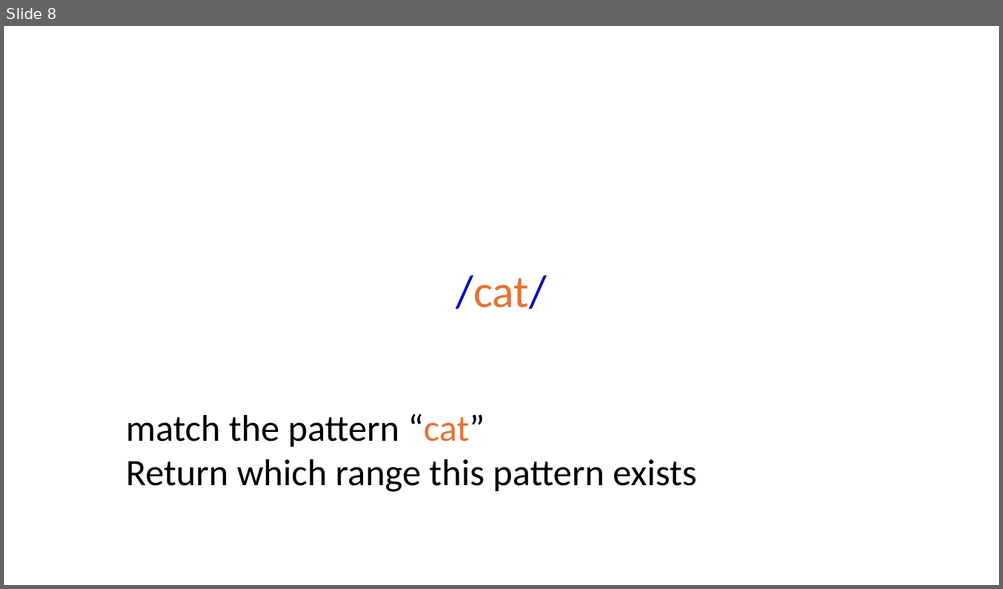
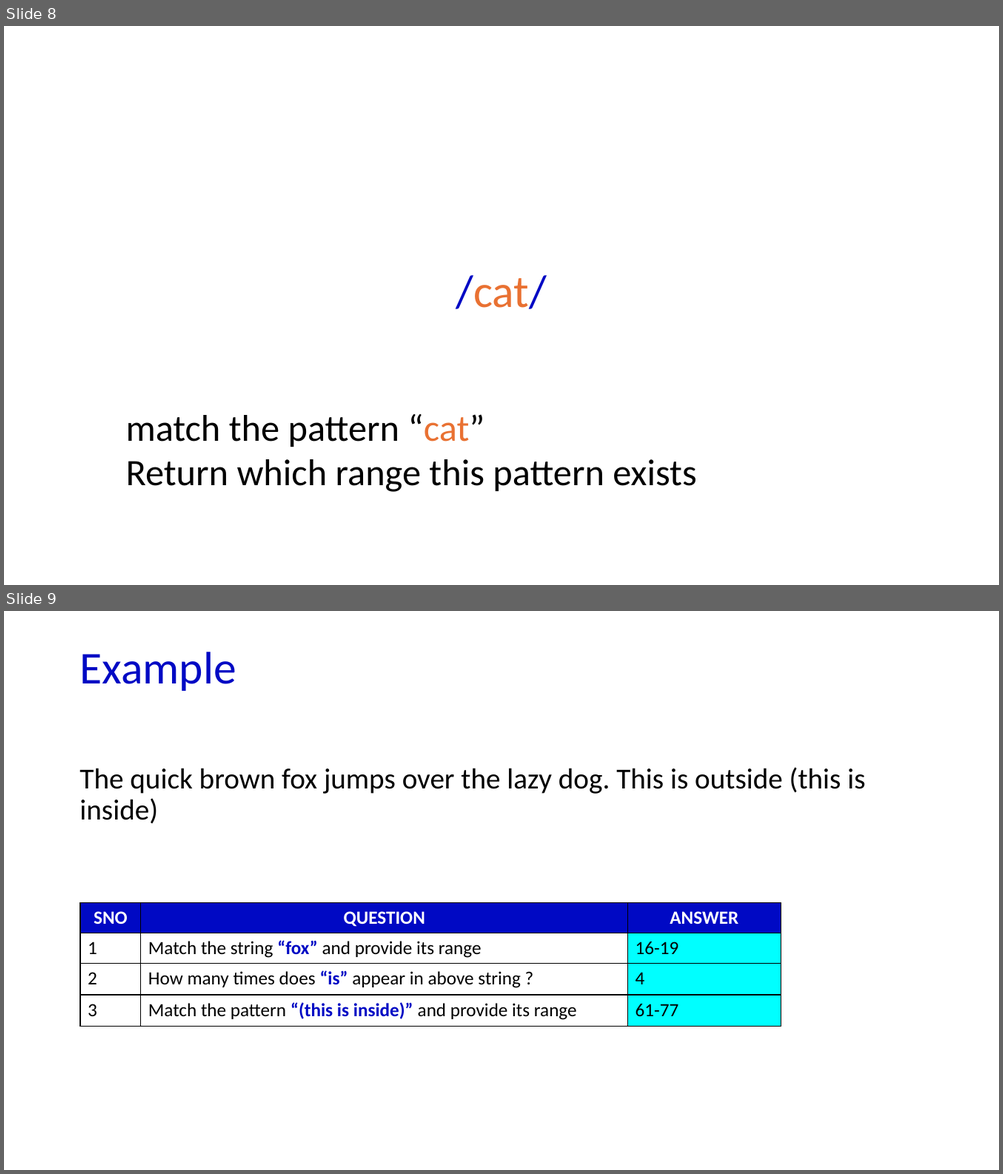
Before and after one commit to marslearnings/Python_Regular_Expressions, a slide deck: PPT/regular_expression.pptx. Shown one above the other, each under a label of ours: slide 8 before the commit, slides 8 and 9 after it. The pictures are 1003x589 and 1003x1174 pixels, drawn with LibreOffice and Linux fonts; fonts in the diff are those of the drawing. Boxes give left, top, right and bottom in pixels: in the first picture for what was removed or moved away, otherwise in the second. Text is boxed around its words. In the diff, an @@ line names an element or a change of style, - is before the commit and + after.

```diff
--- a/PPT/regular_expression.pptx
+++ b/PPT/regular_expression.pptx
@@ slide 9 added at (4, 611, 999, 1170), background #FFFFFF @@
@@ title added at (79, 652, 236, 691), 44 pt, text #0009C4 @@
+Example
@@ text added at (79, 767, 865, 823), 28 pt, text #000000 @@
+The quick brown fox jumps over the lazy dog. This is outside (this is inside)
@@ table added at (80, 903, 781, 1047), 4 rows, 3 columns @@
+SNO | QUESTION | ANSWER
+1 | Match the string “fox” and provide its range | 16-19
+2 | How many times does “is” appear in above string ? | 4
+3 | Match the pattern “(this is inside)” and provide its range | 61-77
```
Also in this commit, not shown: 3 slides changed, 6 other slides added, 1 slide removed, 2 other files.
